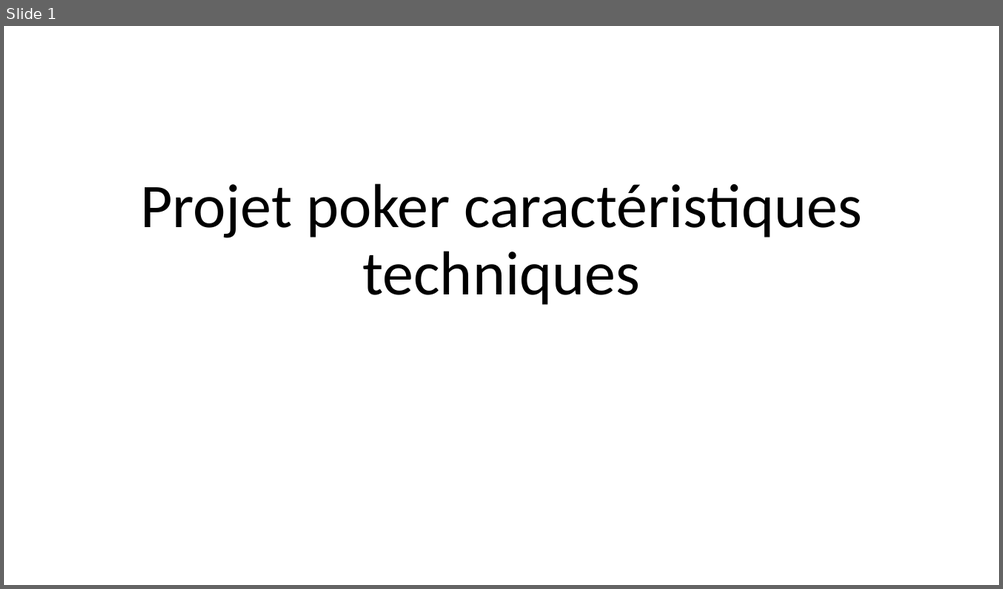
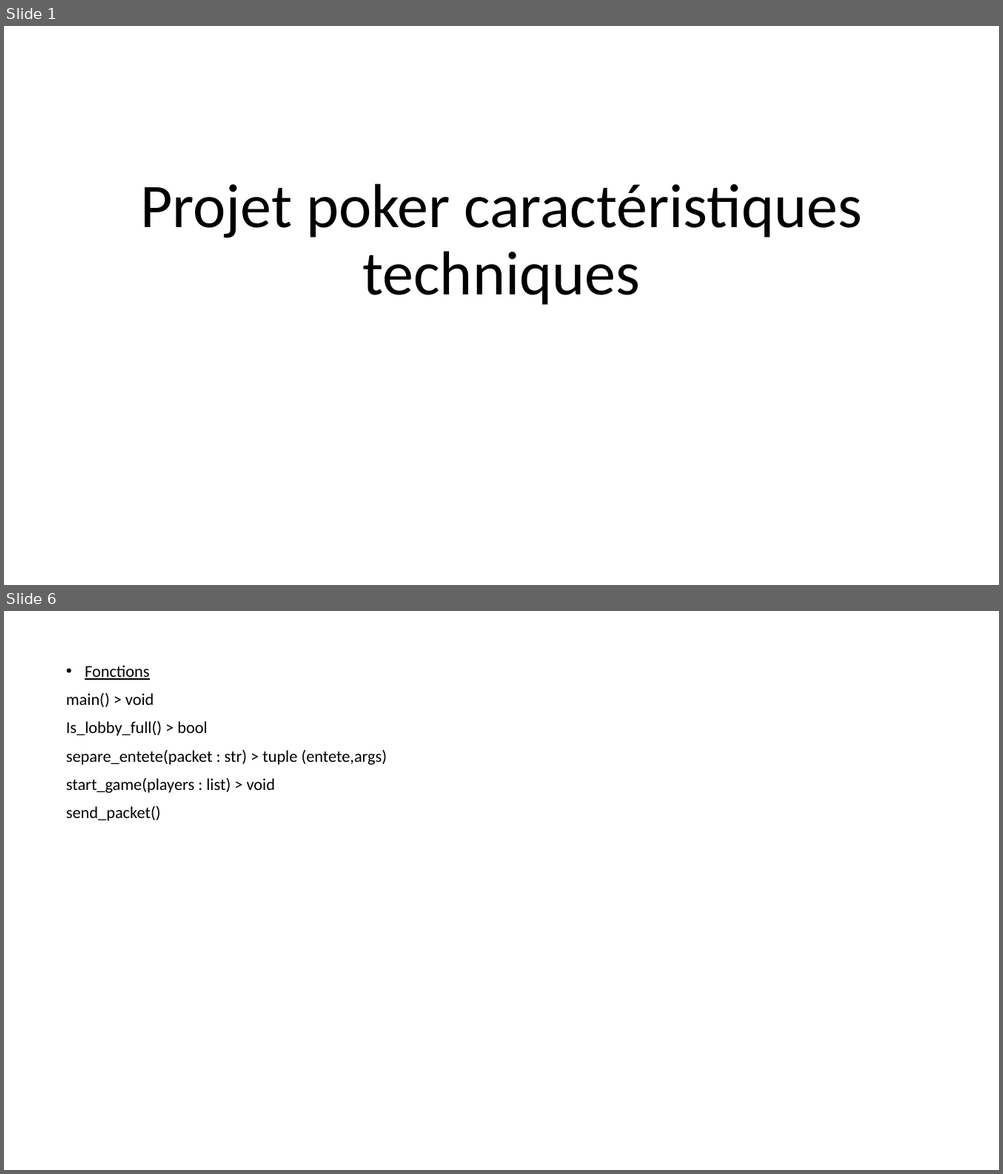
Before and after one commit to TooFuW/ProjetPoker, a slide deck: caractéristiques_techniques.pptx. Shown one above the other, each under a label of ours: slide 1 before the commit, slides 1 and 6 after it; the slides between them are not shown. The pictures are 1003x589 and 1003x1174 pixels, drawn with LibreOffice and Linux fonts; fonts in the diff are those of the drawing. Boxes give left, top, right and bottom in pixels: in the first picture for what was removed or moved away, otherwise in the second. Text is boxed around its words. In the diff, an @@ line names an element or a change of style, - is before the commit and + after.

```diff
--- a/caractéristiques_techniques.pptx
+++ b/caractéristiques_techniques.pptx
@@ slide 6 added at <box>4,611,999,1170</box>, background #FFFFFF @@
@@ text added at <box>66,665,387,821</box>, 16 pt, text #000000 @@
+• Fonctions
+main() > void
+Is_lobby_full() > bool
+separe_entete(packet : str) > tuple (entete,args)
+start_game(players : list) > void
+send_packet()
```
Also in this commit, not shown: 4 other slides added, 1 slide removed.
